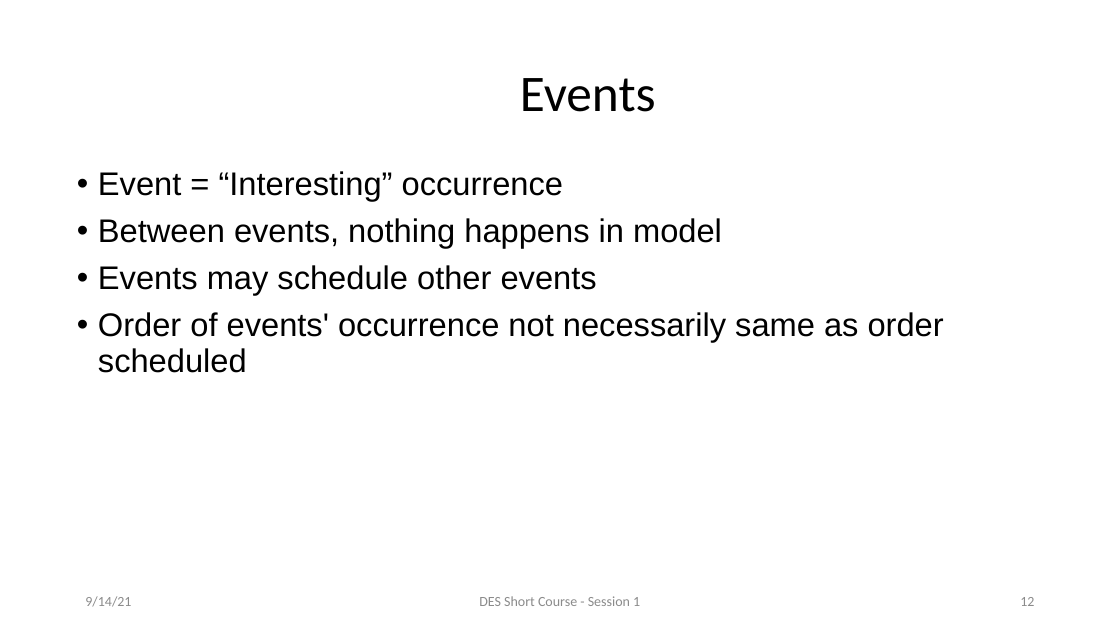
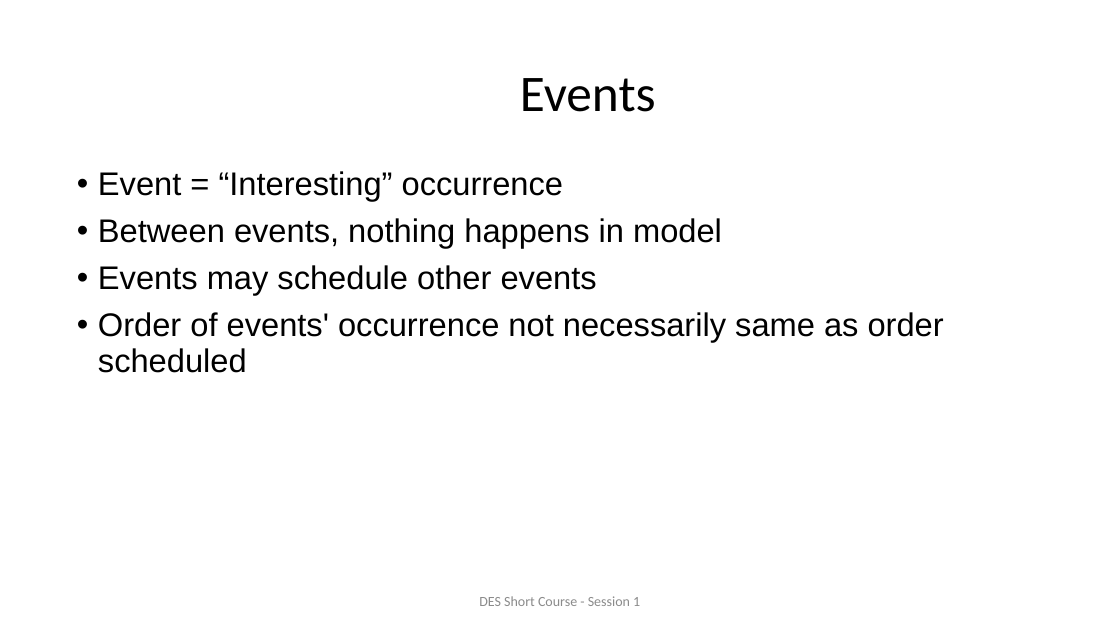
Before and after one commit to ahbuss/DESModeling, a slide deck: slide 12 of Short Course/Slides/Session 1.pptx. Drawn at 1120x630 pixels with LibreOffice and Linux fonts; fonts in the diff are those of the drawing; background and template pictures are left out. Boxes give left, top, right and bottom in pixels: in the first picture for what was removed or moved away, otherwise in the second. Text is boxed around its words. In the diff, an @@ line names an element or a change of style, - is before the commit and + after.

```diff
--- a/Short Course/Slides/Session 1.pptx
+++ b/Short Course/Slides/Session 1.pptx
@@ text removed at [85, 596, 131, 607] @@
-9/14/21
@@ page number removed at [1020, 597, 1034, 606] @@
-12
```
Also in this commit, not shown: 15 other slides changed, 8 other files.
